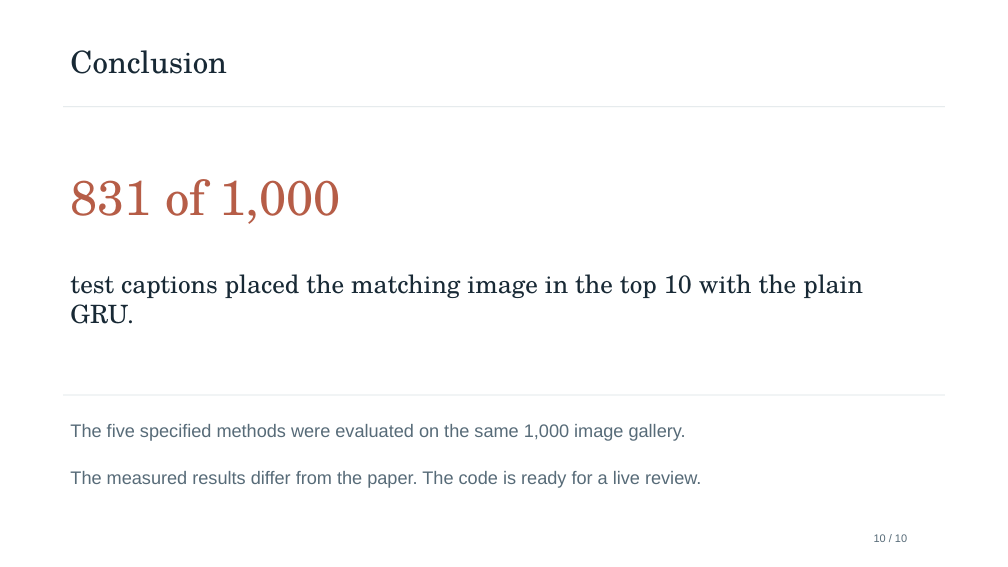
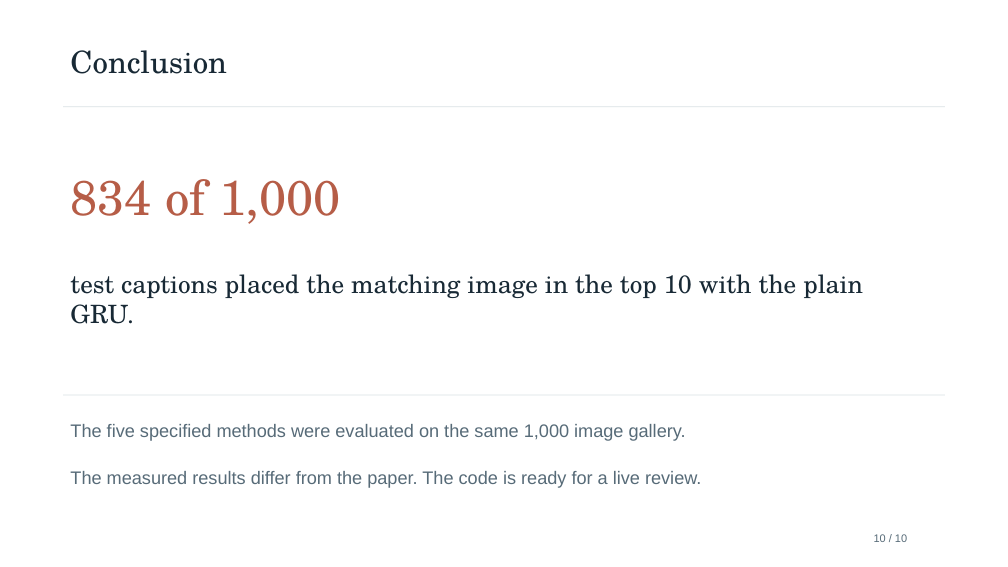
Before and after one commit to kishansaaai/ML_PROJECT, a slide deck: slide 10 of ML_PROJECT_review.pptx. Drawn at 1008x567 pixels with LibreOffice and Linux fonts; fonts in the diff are those of the drawing. Boxes give left, top, right and bottom in pixels: in the first picture for what was removed or moved away, otherwise in the second. Text is boxed around its words. In the diff, an @@ line names an element or a change of style, - is before the commit and + after.

```diff
--- a/ML_PROJECT_review.pptx
+++ b/ML_PROJECT_review.pptx
@@ text at bbox=[70, 179, 340, 224]: text changed @@
-831 of 1,000
+834 of 1,000
```
Also in this commit, not shown: 3 other slides changed, 13 other files.
